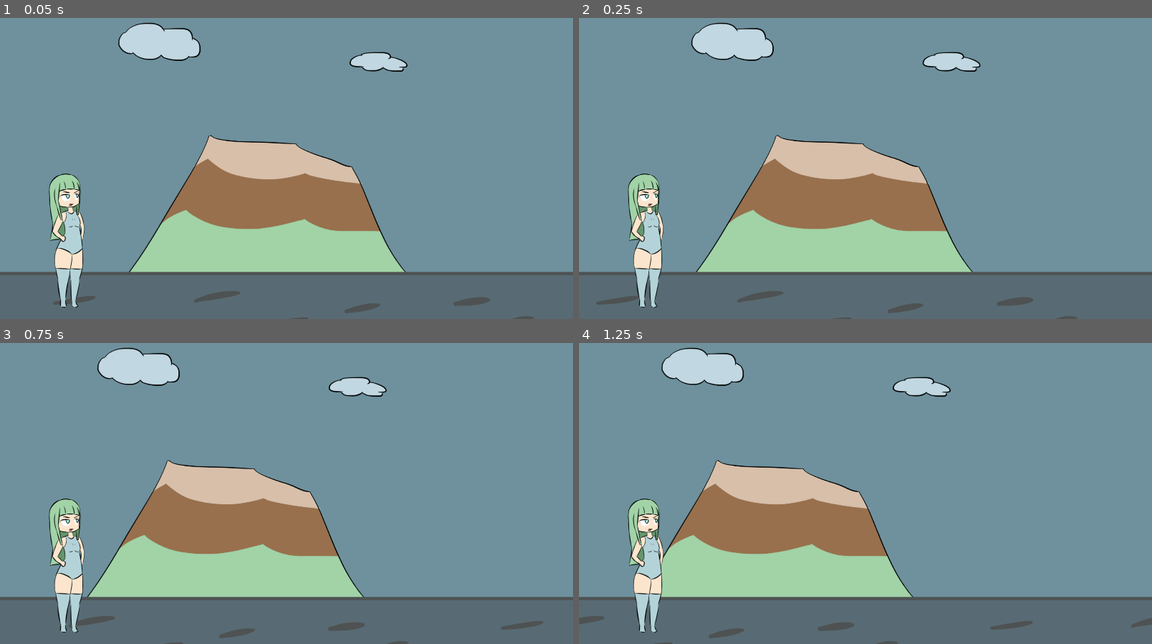
Above: before the commit, frames 1-4 (two rows, left to right).
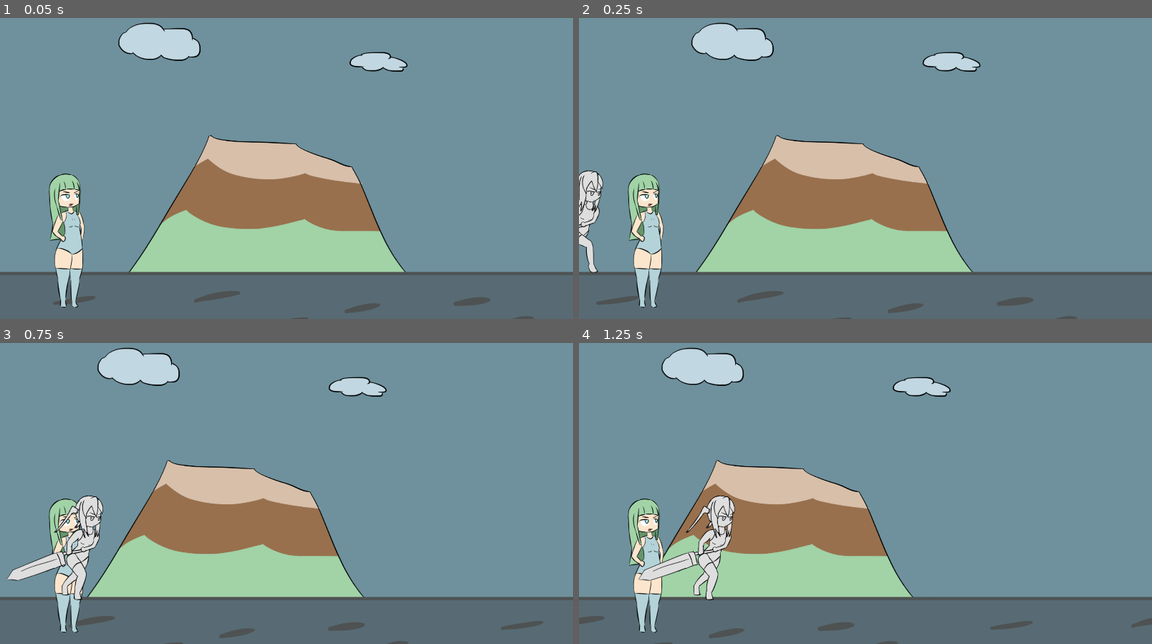
Above: after the commit, the same moments.

Repository: BeatMil/Animurun
Game: Godot game, scene res://Scenes/Forest.tscn
Two runs of this game, one before a commit and one after it. Both use one fixed random seed, a clock stepped at 60 frames per second and the inputs below.
Inputs:
- Up to frame 1 (0.05 s): no input
- Up to frame 2 (0.25 s): no input
- Up to frame 3 (0.75 s): no input
- Up to frame 4 (1.25 s): no input

Frame 1 is identical in both runs. In frame 2, 0.9% of the frame differs, in the area x 0-5%, y 50-85%; in frame 3, 1.8%; in frame 4, 1.9%, in the area x 10-28%, y 50-86%.

Commit message:
Add running and intro animation

Diff:
--- a/Scenes/Forest.tscn
+++ b/Scenes/Forest.tscn
@@ -1,10 +1,129 @@
-[gd_scene load_steps=6 format=3 uid="uid://bey5x08s88nwy"]
+[gd_scene load_steps=15 format=3 uid="uid://bey5x08s88nwy"]
 
 [ext_resource type="Texture2D" uid="uid://dh13bx01yu78m" path="res://Media/sprites/kaisouko_look.png" id="1_hoqt7"]
 [ext_resource type="Script" path="res://Scripts/ParallaxLayerAuto.gd" id="2_q7ai5"]
 [ext_resource type="Texture2D" uid="uid://dqya23lpwqwc5" path="res://Media/sprites/clouds.png" id="2_srusm"]
 [ext_resource type="Texture2D" uid="uid://c6cckqobux4ov" path="res://Media/sprites/mountain.png" id="4_xxxf1"]
 [ext_resource type="Texture2D" uid="uid://o3mgqx5thpxh" path="res://Media/sprites/ground.png" id="5_igysm"]
+[ext_resource type="Texture2D" uid="uid://bxjft2o05bs63" path="res://Media/sprites/chiichan_run.png" id="6_1ipje"]
+
+[sub_resource type="RectangleShape2D" id="RectangleShape2D_iy05h"]
+size = Vector2(2953, 287)
+
+[sub_resource type="RectangleShape2D" id="RectangleShape2D_xqcb5"]
+size = Vector2(199, 349)
+
+[sub_resource type="Animation" id="Animation_450t4"]
+length = 0.001
+tracks/0/type = "value"
+tracks/0/imported = false
+tracks/0/enabled = true
+tracks/0/path = NodePath("ChiichanRun:position")
+tracks/0/interp = 1
+tracks/0/loop_wrap = true
+tracks/0/keys = {
+"times": PackedFloat32Array(0),
+"transitions": PackedFloat32Array(1),
+"update": 0,
+"values": [Vector2(-706, 0)]
+}
+tracks/1/type = "value"
+tracks/1/imported = false
+tracks/1/enabled = true
+tracks/1/path = NodePath("ChiichanRun:offset")
+tracks/1/interp = 1
+tracks/1/loop_wrap = true
+tracks/1/keys = {
+"times": PackedFloat32Array(0),
+"transitions": PackedFloat32Array(1),
+"update": 0,
+"values": [Vector2(0, -10)]
+}
+tracks/2/type = "value"
+tracks/2/imported = false
+tracks/2/enabled = true
+tracks/2/path = NodePath("ChiichanRun:frame")
+tracks/2/interp = 1
+tracks/2/loop_wrap = true
+tracks/2/keys = {
+"times": PackedFloat32Array(0),
+"transitions": PackedFloat32Array(1),
+"update": 1,
+"values": [0]
+}
+
+[sub_resource type="Animation" id="Animation_c0ony"]
+resource_name = "run"
+length = 0.500013
+loop_mode = 1
+step = 0.125
+tracks/0/type = "value"
+tracks/0/imported = false
+tracks/0/enabled = true
+tracks/0/path = NodePath("ChiichanRun:offset")
+tracks/0/interp = 1
+tracks/0/loop_wrap = true
+tracks/0/keys = {
+"times": PackedFloat32Array(0, 0.125, 0.25, 0.375),
+"transitions": PackedFloat32Array(1, 1, 1, 1),
+"update": 0,
+"values": [Vector2(0, 0), Vector2(0, -10), Vector2(0, 0), Vector2(0, -10)]
+}
+tracks/1/type = "value"
+tracks/1/imported = false
+tracks/1/enabled = true
+tracks/1/path = NodePath("ChiichanRun:frame")
+tracks/1/interp = 1
+tracks/1/loop_wrap = true
+tracks/1/keys = {
+"times": PackedFloat32Array(0, 0.125, 0.25, 0.375),
+"transitions": PackedFloat32Array(1, 1, 1, 1),
+"update": 1,
+"values": [0, 1, 2, 3]
+}
+
+[sub_resource type="AnimationLibrary" id="AnimationLibrary_8jhmc"]
+_data = {
+"RESET": SubResource("Animation_450t4"),
+"run": SubResource("Animation_c0ony")
+}
+
+[sub_resource type="Animation" id="Animation_oyjc2"]
+resource_name = "intro"
+length = 2.00001
+tracks/0/type = "value"
+tracks/0/imported = false
+tracks/0/enabled = true
+tracks/0/path = NodePath("../ChiichanRun:position")
+tracks/0/interp = 1
+tracks/0/loop_wrap = true
+tracks/0/keys = {
+"times": PackedFloat32Array(0, 2),
+"transitions": PackedFloat32Array(0.5, 1),
+"update": 0,
+"values": [Vector2(-706, 0), Vector2(0, 0)]
+}
+
+[sub_resource type="Animation" id="Animation_vjhwb"]
+length = 0.001
+tracks/0/type = "value"
+tracks/0/imported = false
+tracks/0/enabled = true
+tracks/0/path = NodePath("../ChiichanRun:position")
+tracks/0/interp = 1
+tracks/0/loop_wrap = true
+tracks/0/keys = {
+"times": PackedFloat32Array(0),
+"transitions": PackedFloat32Array(1),
+"update": 0,
+"values": [Vector2(-706, 0)]
+}
+
+[sub_resource type="AnimationLibrary" id="AnimationLibrary_svweh"]
+_data = {
+"RESET": SubResource("Animation_vjhwb"),
+"intro": SubResource("Animation_oyjc2")
+}
 
 [node name="Forest" type="Node2D"]
 
@@ -39,3 +158,36 @@
 [node name="Ground" type="Sprite2D" parent="ParallaxBackground/ParallaxLayer3"]
 position = Vector2(1920, 1051)
 texture = ExtResource("5_igysm")
+
+[node name="GroundBody" type="StaticBody2D" parent="."]
+position = Vector2(492, 737)
+
+[node name="CollisionShape2D" type="CollisionShape2D" parent="GroundBody"]
+position = Vector2(859.5, 333.5)
+shape = SubResource("RectangleShape2D_iy05h")
+
+[node name="RigidBody2D" type="RigidBody2D" parent="."]
+position = Vector2(492, 737)
+
+[node name="ChiichanRun" type="Sprite2D" parent="RigidBody2D"]
+position = Vector2(-706, 0)
+texture = ExtResource("6_1ipje")
+offset = Vector2(0, -10)
+hframes = 4
+
+[node name="CollisionShape2D" type="CollisionShape2D" parent="RigidBody2D"]
+position = Vector2(30.5, 11.5)
+shape = SubResource("RectangleShape2D_xqcb5")
+
+[node name="AnimationPlayer" type="AnimationPlayer" parent="RigidBody2D"]
+autoplay = "run"
+libraries = {
+"": SubResource("AnimationLibrary_8jhmc")
+}
+
+[node name="AnimationPlayer2" type="AnimationPlayer" parent="RigidBody2D"]
+root_node = NodePath("../AnimationPlayer")
+autoplay = "intro"
+libraries = {
+"": SubResource("AnimationLibrary_svweh")
+}
